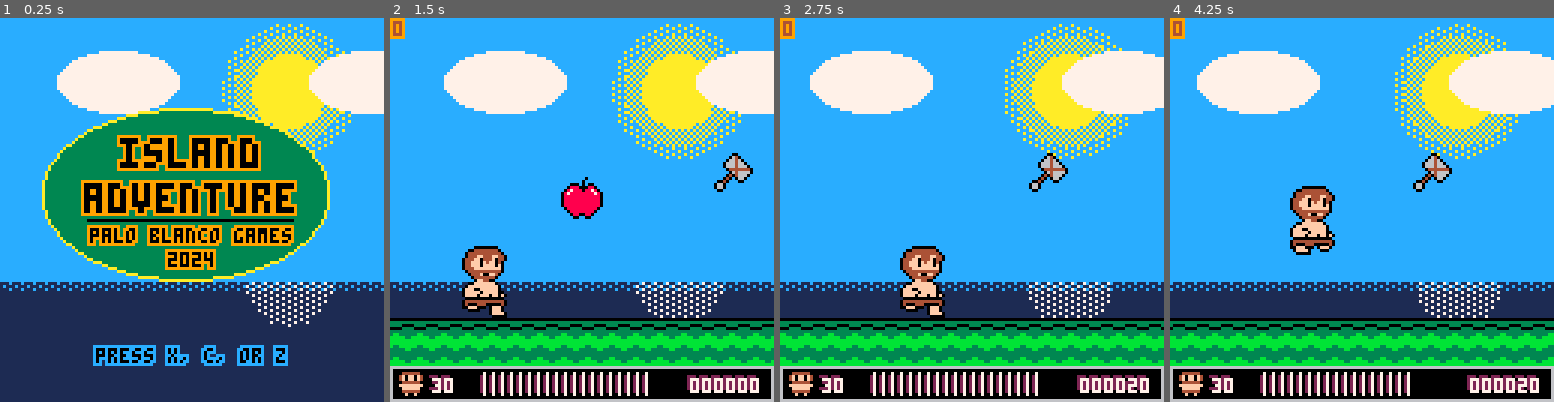
Above: before the commit, frames 1-4 (left to right).
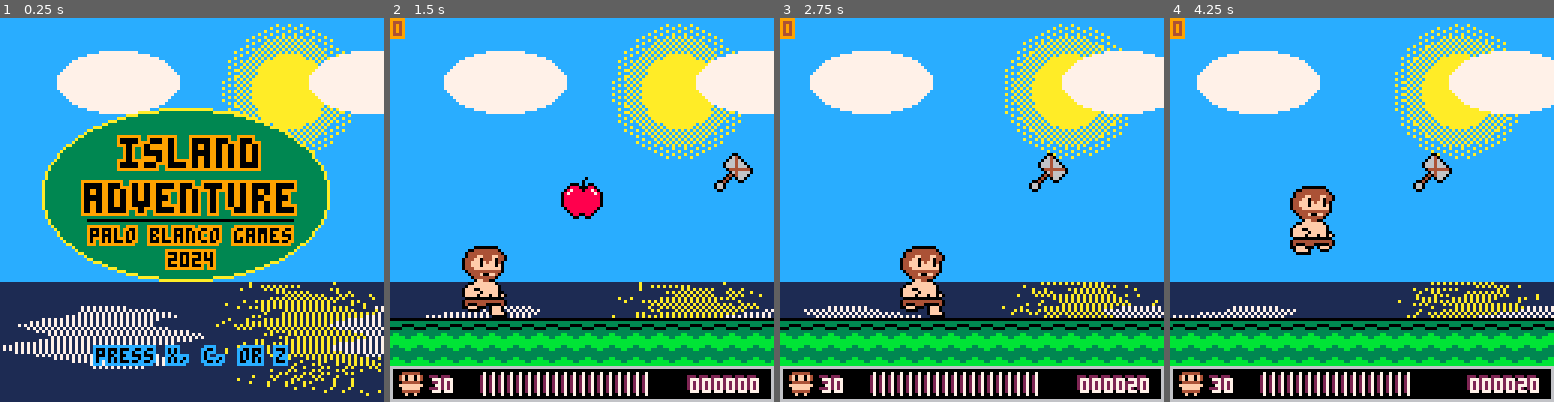
Above: after the commit, the same moments.

Repository: paloblanco/islandgame
Game: PICO-8 cartridge island.p8
Same seed, same stepped clock (60 frames per second), same inputs: the game is played once before the commit and once after it.
Inputs:
- Up to frame 1 (0.25 s): no input
- Up to frame 2 (1.5 s): tap X (X key) at 0.33, 1.07 s; tap O (Z key) at 0.7 s
- Up to frame 3 (2.75 s): hold Right 1.6-2.1 s; tap O (Z key) at 1.7, 2.1, 2.5 s; tap X (X key) at 1.85 s; hold Right from 2.47 s (still down)
- Up to frame 4 (4.25 s): tap O (Z key) every 0.4 s from 2.9 to 4.1 s; tap X (X key) at 2.97, 4.08 s; release Right at 3.03 s; hold Left 3.08-3.58 s; hold Right from 4.02 s (still down)

The runs differ from the first frame. In frame 1, 6.2% of the frame differs, in the area x 0-100%, y 68-99%; in frame 2, 2.0%; in frame 3, 2.3%; in frame 4, 2.3%.

Commit message:
not sure what i did!

Diff:
--- a/island.p8
+++ b/island.p8
@@ -4,6 +4,11 @@
 -- island adventure
 -- palo banco games 2023
 -- rocco panella ;)
+
+-- todo
+-- animation when enemies are beat
+-- enemy balancing
+--
 
 -- no repeater
 poke(0x5f5c,255)
@@ -1660,6 +1665,7 @@
 
 
 function draw_bg_greens()
+	-- sky
 	cls(12)
 	fillp(░-.5,4*t())
 	circfill(96,24,22,0xca)
@@ -1667,16 +1673,9 @@
 	circfill(96,24,18,0xca)
 	fillp()
 	circfill(96,24,12,10)
-	rectfill(0,88,127,127,1)
-	fillp(░,4*t())
-	clip(0,88,127,127)
-	circfill(96,88,14,7)
-	clip()
-	fillp(░,-4*t())
-	rectfill(0,88,127,90,12)
-
+
+	-- clouds
 	mx = -cam.x \ 4 - t()
-	--fillp(▒, mx)
 	fillp()
 	sx = mx+20
 	while sx< -40 do
@@ -1686,6 +1685,24 @@
 	ovalfill(sx+84,11,sx+40+84,31,7)
 	ovalfill(sx-84,11,sx+40-84,31,7)
 	fillp()
+
+	--water
+	poke(0x5f54,0x60)
+	rectfill(0,88,128,128,1)
+	palt(12,true)
+	for yys=127,88,-1 do
+		hh = 127-yys
+		xh = 3*sqrt(yys-88)
+		xhoff = xh*sin(t()/3+xh/3)/2
+		sspr(xh+xhoff,hh,127-2*xh,1,0,yys,128,1)
+		fillp(▒,xhoff)
+		line(0,yys,127,yys,1)
+	end
+	palt(12,false)
+	fillp()
+	poke(0x5f54,0x00)
+	pal(12,12)
+
 end
 
 function draw_bg_cave()
Not shown, changed: the thumbnail (__label__) section of island.p8
